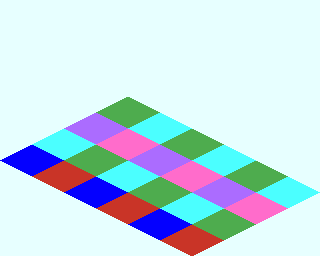
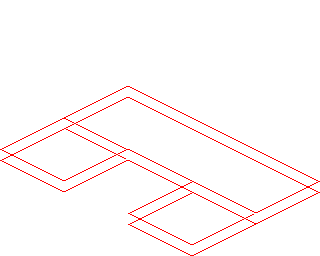
Layer changes from the first w=320, h=256 image to the second:
removed layer "Base_Plate_3x6.png" over (x1=0, y1=0, x2=320, y2=256)
added group "Wire" with 2 layers over (x1=0, y1=86, x2=320, y2=256)
added layer "Wire_T" in group "Wire" over (x1=0, y1=86, x2=320, y2=245)
added layer "Wire_B" in group "Wire" over (x1=0, y1=97, x2=320, y2=256)
